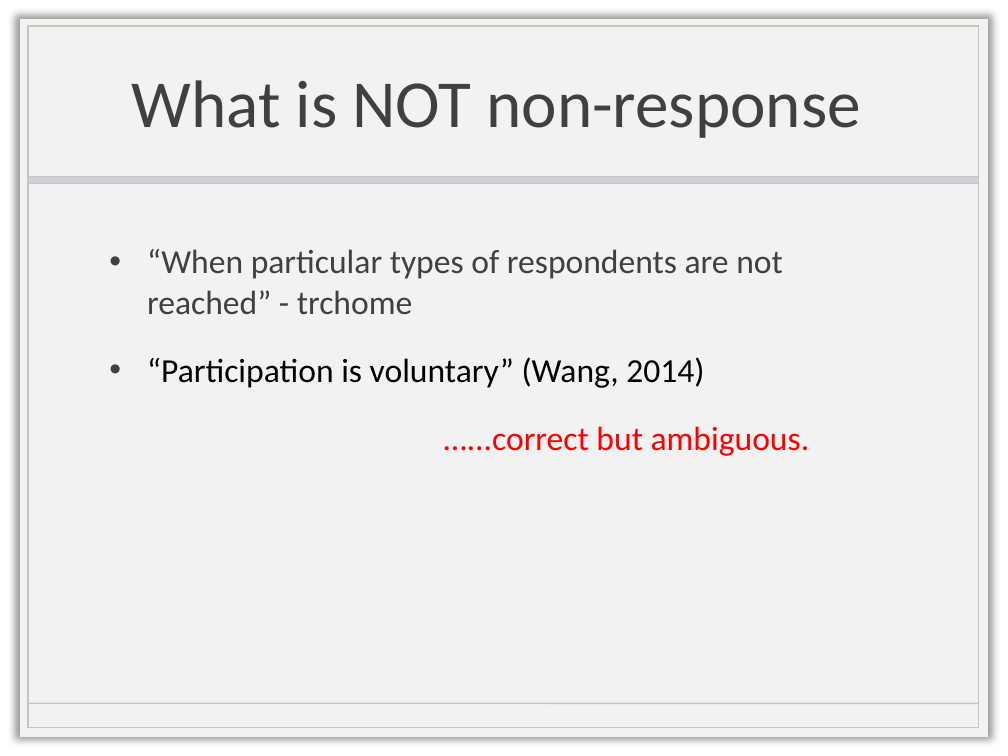
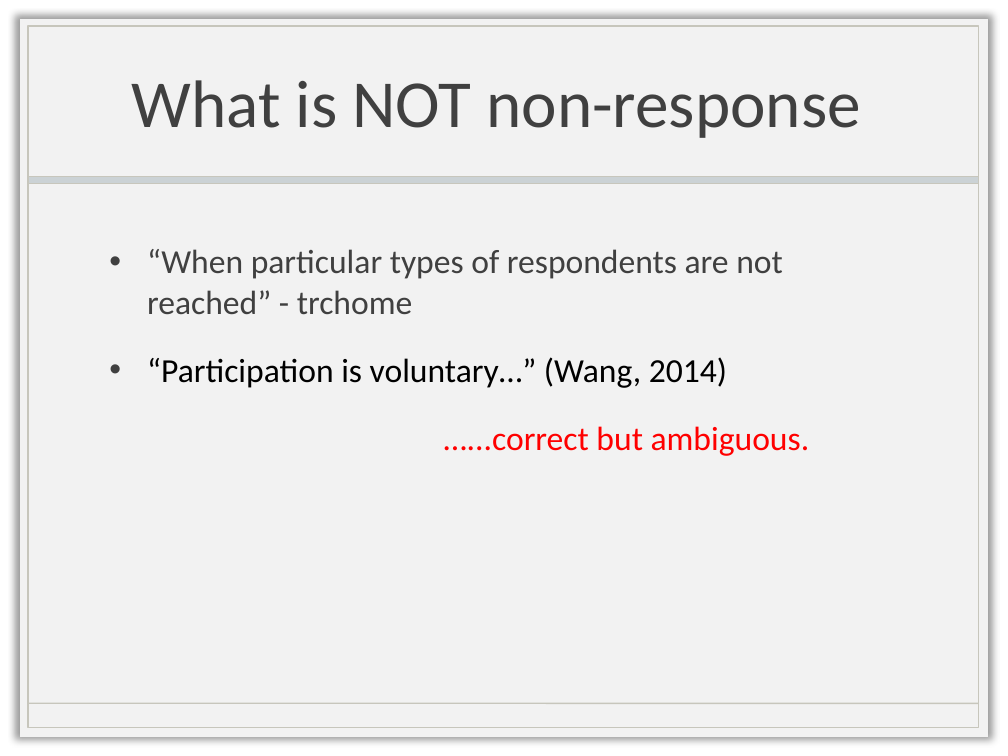
Before and after one commit to biona001/biomath_204, a slide deck: slide 3 of project ver.3/Presentation.pptx. Drawn at 1008x756 pixels with LibreOffice and Linux fonts; fonts in the diff are those of the drawing; background and template pictures are left out. Boxes give left, top, right and bottom in pixels: in the first picture for what was removed or moved away, otherwise in the second. Text is boxed around its words. In the diff, an @@ line names an element or a change of style, - is before the commit and + after.

```diff
--- a/project ver.3/Presentation.pptx
+++ b/project ver.3/Presentation.pptx
@@ text at bbox=[147, 357, 727, 388]: text changed @@
-• “Participation is voluntary” (Wang, 2014)
+• “Participation is voluntary…” (Wang, 2014)
```
Also in this commit, not shown: 1 other slide changed, 4 slides removed, 7 other files.
